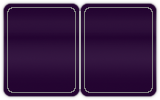
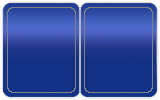
Layer changes from the first 160x100 image to the second:
added layer "New Layer#10" above "New Layer#9" over [2, 2, 158, 98]
hid "New Layer#7" over [2, 2, 158, 98]
